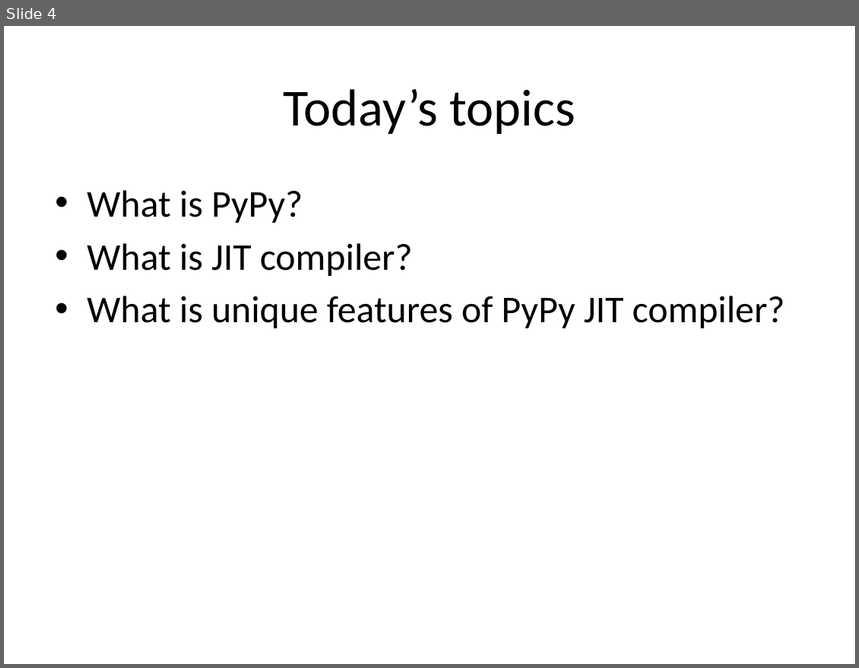
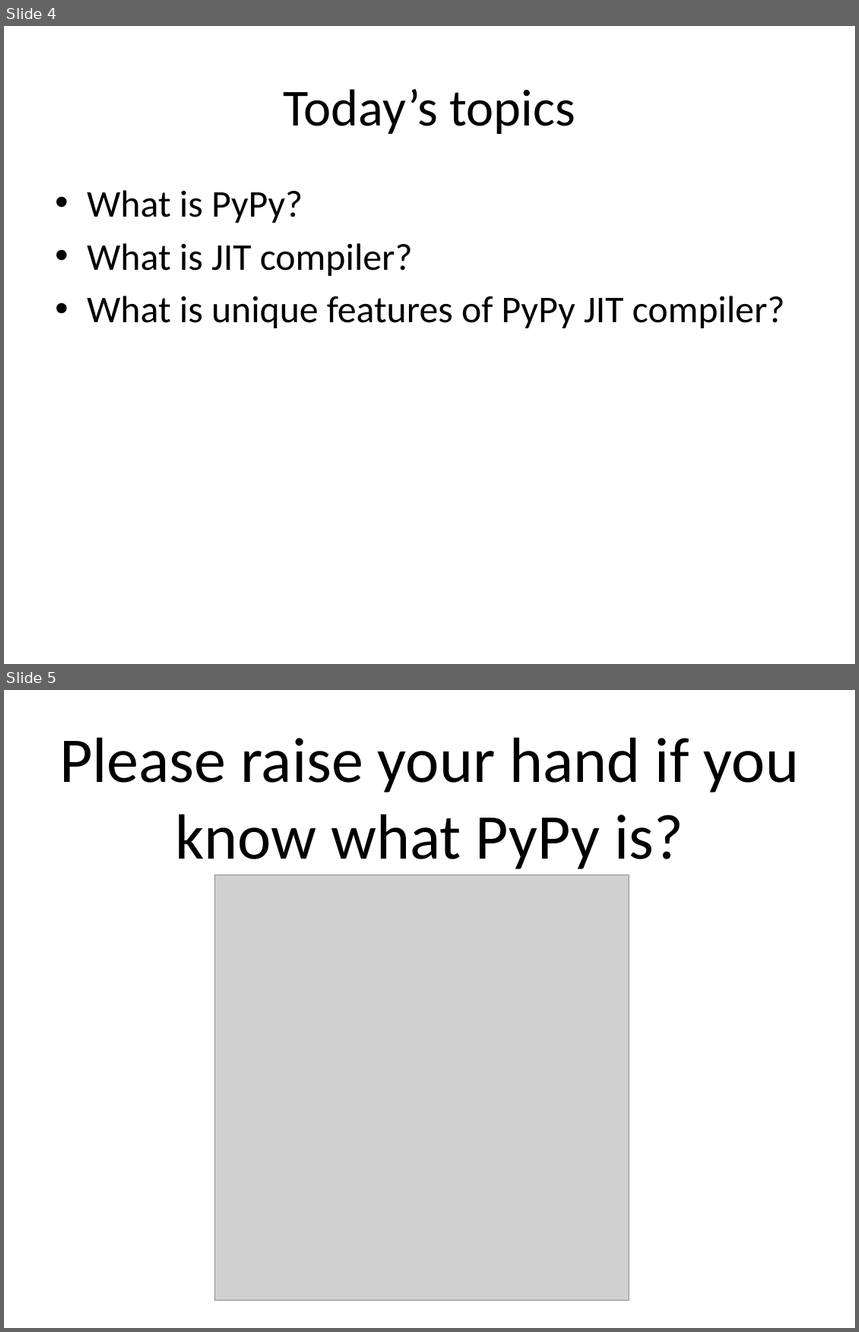
Before and after one commit to ryotaro/pyconjp2012slide, a slide deck: master/Fundamental Technologies Used in PyPy JIT Compiler.pptx. Shown one above the other, each under a label of ours: slide 4 before the commit, slides 4 and 5 after it. The pictures are 859x668 and 859x1332 pixels, drawn with LibreOffice and Linux fonts; fonts in the diff are those of the drawing; grey boxes stand for pictures. Boxes give left, top, right and bottom in pixels: in the first picture for what was removed or moved away, otherwise in the second. Text is boxed around its words. In the diff, an @@ line names an element or a change of style, - is before the commit and + after.

```diff
--- a/master/Fundamental Technologies Used in PyPy JIT Compiler.pptx
+++ b/master/Fundamental Technologies Used in PyPy JIT Compiler.pptx
@@ slide 5 added at [4, 690, 855, 1328], background #FFFFFF @@
@@ title added at [59, 737, 799, 869], 54 pt, text #000000 @@
+Please raise your hand if you know what PyPy is?
@@ picture added at [215, 875, 629, 1301] @@
```
Also in this commit, not shown: 1 slide changed, 7 other slides added, 1 other file.
